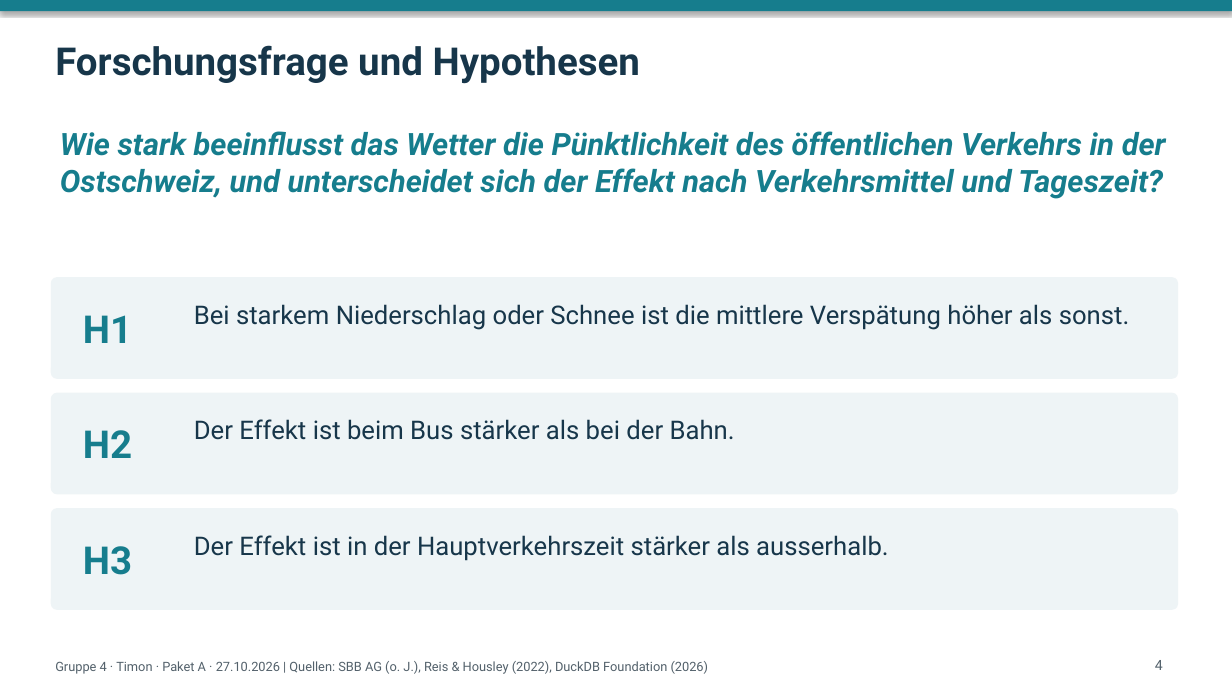
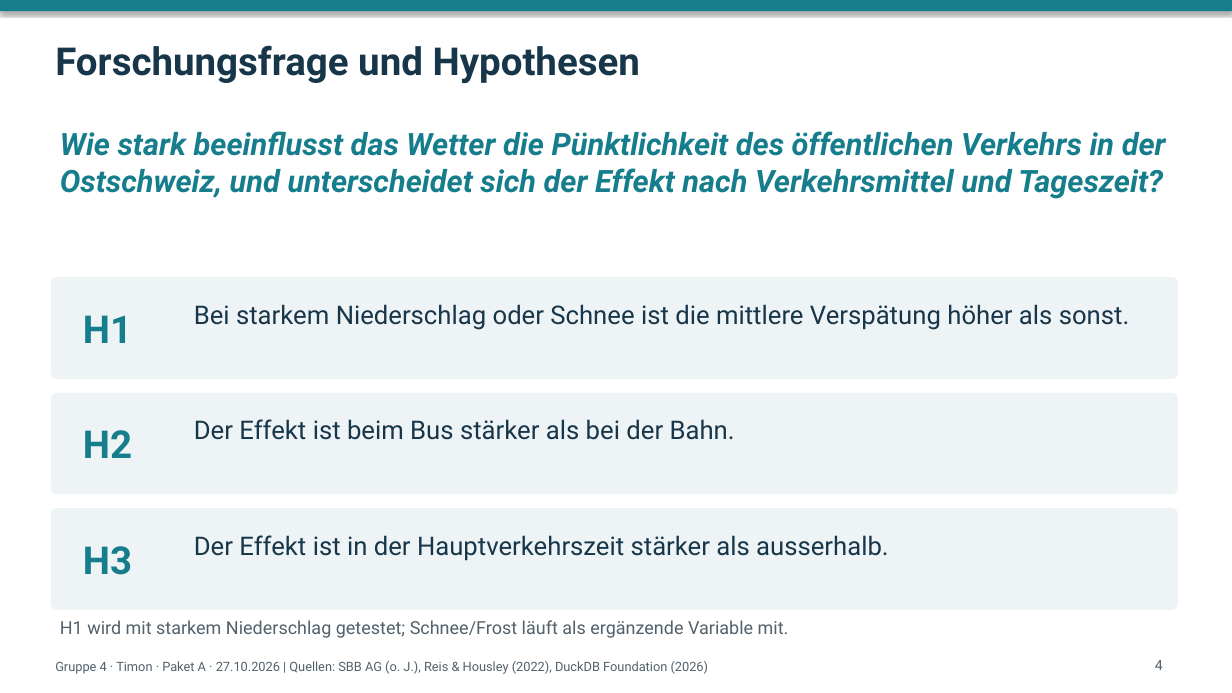
Before and after one commit to zeitmann/oev-wetter, a slide deck: slide 4 of docs/präsentation/praesentation_gruppe4_teil1.pptx. Drawn at 1232x693 pixels with LibreOffice and Linux fonts; fonts in the diff are those of the drawing. Boxes give left, top, right and bottom in pixels: in the first picture for what was removed or moved away, otherwise in the second. Text is boxed around its words. In the diff, an @@ line names an element or a change of style, - is before the commit and + after.

```diff
--- a/docs/präsentation/praesentation_gruppe4_teil1.pptx
+++ b/docs/präsentation/praesentation_gruppe4_teil1.pptx
@@ text added at [60, 620, 789, 638], 14 pt, text #53616B @@
+H1 wird mit starkem Niederschlag getestet; Schnee/Frost läuft als ergänzende Variable mit.
```
Also in this commit, not shown: 6 other slides changed, 18 other files.
